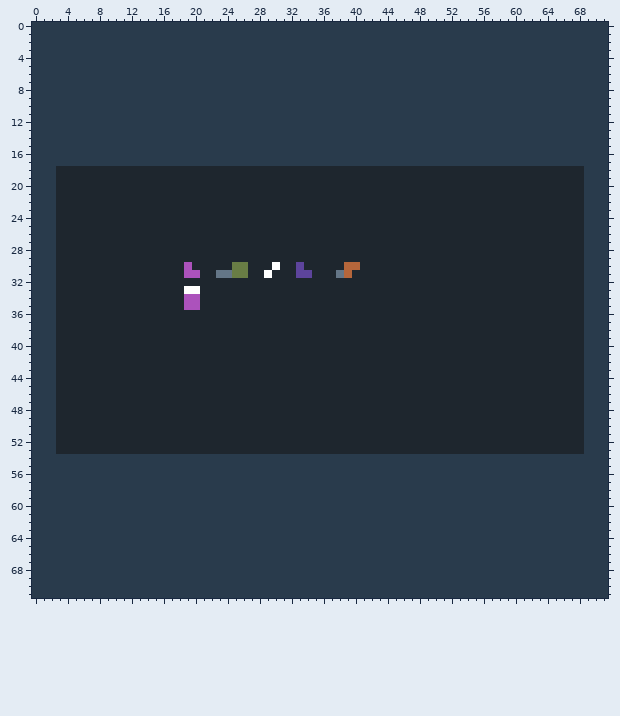
A sprite sheet gets an edit: 008level.png. The picture above is the old version.
The file is 72x72 pixels. Colours within 5 levels of each other are drawn and written as one.
After the commit:
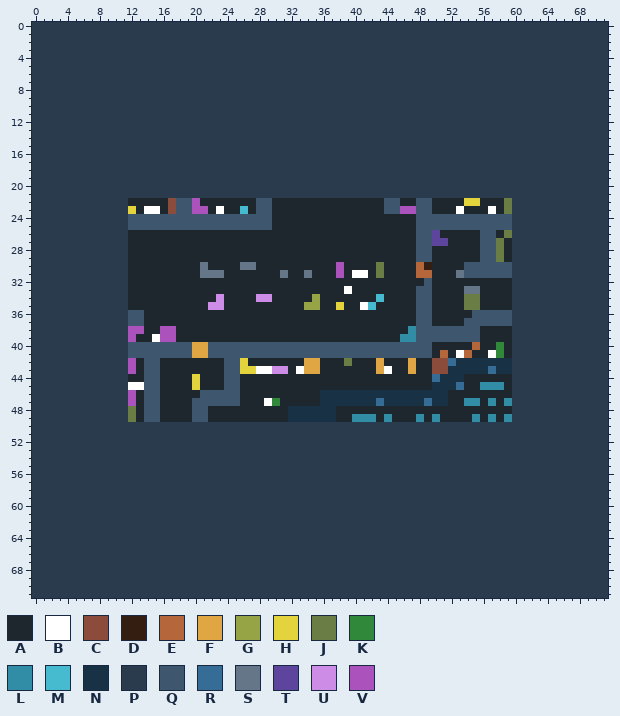
Palette (. is transparent): A #1e262e  B #ffffff  C #8b4c3c  D #341d11  E #b5663b  F #dfa643  G #97a446  H #e3d33d  J #697d45  K #30883b  L #318da5  M #46bace  N #183144  P #293b4c  Q #3e576f  R #366d96  S #647687  T #5d449c  U #cd8de7  V #ac52bc
Edits made:
Changed rows in their new state; - is an unchanged pixel.
first column x 3:
18 PPPPPPPPPPPPPPPPPPPPPPPPPPPPPPPPPPPPPPPPPPPPPPPPPPPPPPPPPPPPPPPPPP
19 PPPPPPPPPPPPPPPPPPPPPPPPPPPPPPPPPPPPPPPPPPPPPPPPPPPPPPPPPPPPPPPPPP
20 PPPPPPPPPPPPPPPPPPPPPPPPPPPPPPPPPPPPPPPPPPPPPPPPPPPPPPPPPPPPPPPPPP
21 PPPPPPPPPPPPPPPPPPPPPPPPPPPPPPPPPPPPPPPPPPPPPPPPPPPPPPPPPPPPPPPPPP
22 PPPPPPPPP-----CQQV-------QQ--------------QQ--QQ----HH---JPPPPPPPPP
23 PPPPPPPPPH-BB-CQQVV-B--M-QQ--------------QQVVQQ---B---B-JPPPPPPPPP
24 PPPPPPPPPQQQQQQQQQQQQQQQQQQ------------------QQQQQQQQQQQQPPPPPPPPP
25 PPPPPPPPPQQQQQQQQQQQQQQQQQQ------------------QQQQQQQQQQQQPPPPPPPPP
26 PPPPPPPPP------------------------------------QQT-----QQ-JPPPPPPPPP
27 PPPPPPPPP------------------------------------QQTT----QQJ-PPPPPPPPP
28 PPPPPPPPP------------------------------------QQ------QQJ-PPPPPPPPP
29 PPPPPPPPP------------------------------------QQ------QQJ-PPPPPPPPP
30 PPPPPPPPP-------A-S---ASS--A--A----VAA--J----ED----QQQQQQPPPPPPPPP
31 PPPPPPPPP-------AASS-AAA--A-S-AS---VABB-J----EE---SQQQQQQPPPPPPPPP
32 PPPPPPPPP-------------------------------------Q----------PPPPPPPPP
33 PPPPPPPPP-------AA------------------B--------QQ----SS----PPPPPPPPP
34 PPPPPPPPP-------AA--U----UU-----G-------M----QQ----JJ----PPPPPPPPP
35 PPPPPPPPP-------AA-UU----------GG--H--BM-----QQ----JJ----PPPPPPPPP
36 PPPPPPPPPQQ----------------------------------QQ-----QQQQQPPPPPPPPP
37 PPPPPPPPPQQ----------------------------------QQ----QQQQQQPPPPPPPPP
38 PPPPPPPPPVV--VV-----------------------------LQQQQQQQQ----PPPPPPPPP
39 PPPPPPPPPV--BVV----------------------------LLQQQQQQQQ----PPPPPPPPP
40 PPPPPPPPPQQQQQQQQFFQQQQQQQQQQQQQQQQQQQQQQQQQQQQ-----E--K-PPPPPPPPP
41 PPPPPPPPPQQQQQQQQFFQQQQQQQQQQQQQQQQQQQQQQQQQQQQ-E-BE--BK-PPPPPPPPP
42 PPPPPPPPPV-QQ--------QQH-------FF---J---F---F--CCRNNNNNNNPPPPPPPPP
43 PPPPPPPPPV-QQ--------QQHHBBUU-BFF-------FB--F--CCNNNNNRNNPPPPPPPPP
44 PPPPPPPPP--QQ----H---QQ------------------------RNNN------PPPPPPPPP
45 PPPPPPPPPBBQQ----H---QQ------------------------NNNR--LLL-PPPPPPPPP
46 PPPPPPPPPV-QQ-----QQQQQ----------NNNNNNNNNNNNNNNN--------PPPPPPPPP
47 PPPPPPPPPV-QQ----QQQQQQ---BK-----NNNNNNNRNNNNNRNN--LL-L-LPPPPPPPPP
48 PPPPPPPPPJ-QQ----QQ----------NNNNNN----------------------PPPPPPPPP
49 PPPPPPPPPJ-QQ----QQ----------NNNNNN--LLL-L---L-L----L-L-LPPPPPPPPP
50 PPPPPPPPPPPPPPPPPPPPPPPPPPPPPPPPPPPPPPPPPPPPPPPPPPPPPPPPPPPPPPPPPP
51 PPPPPPPPPPPPPPPPPPPPPPPPPPPPPPPPPPPPPPPPPPPPPPPPPPPPPPPPPPPPPPPPPP
52 PPPPPPPPPPPPPPPPPPPPPPPPPPPPPPPPPPPPPPPPPPPPPPPPPPPPPPPPPPPPPPPPPP
53 PPPPPPPPPPPPPPPPPPPPPPPPPPPPPPPPPPPPPPPPPPPPPPPPPPPPPPPPPPPPPPPPPP
Pixel boxes of the changes (left, top, right, bottom) in both pictures:
changed: (56, 166, 584, 454)
